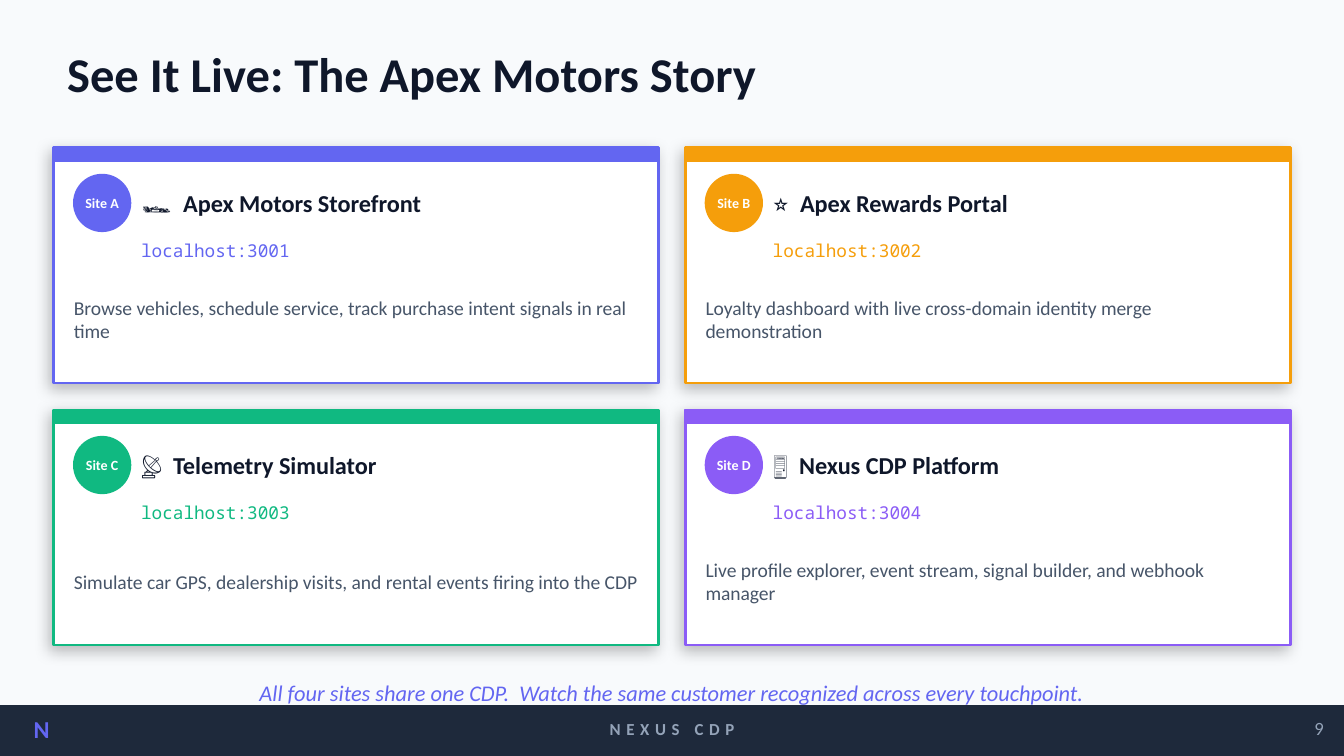
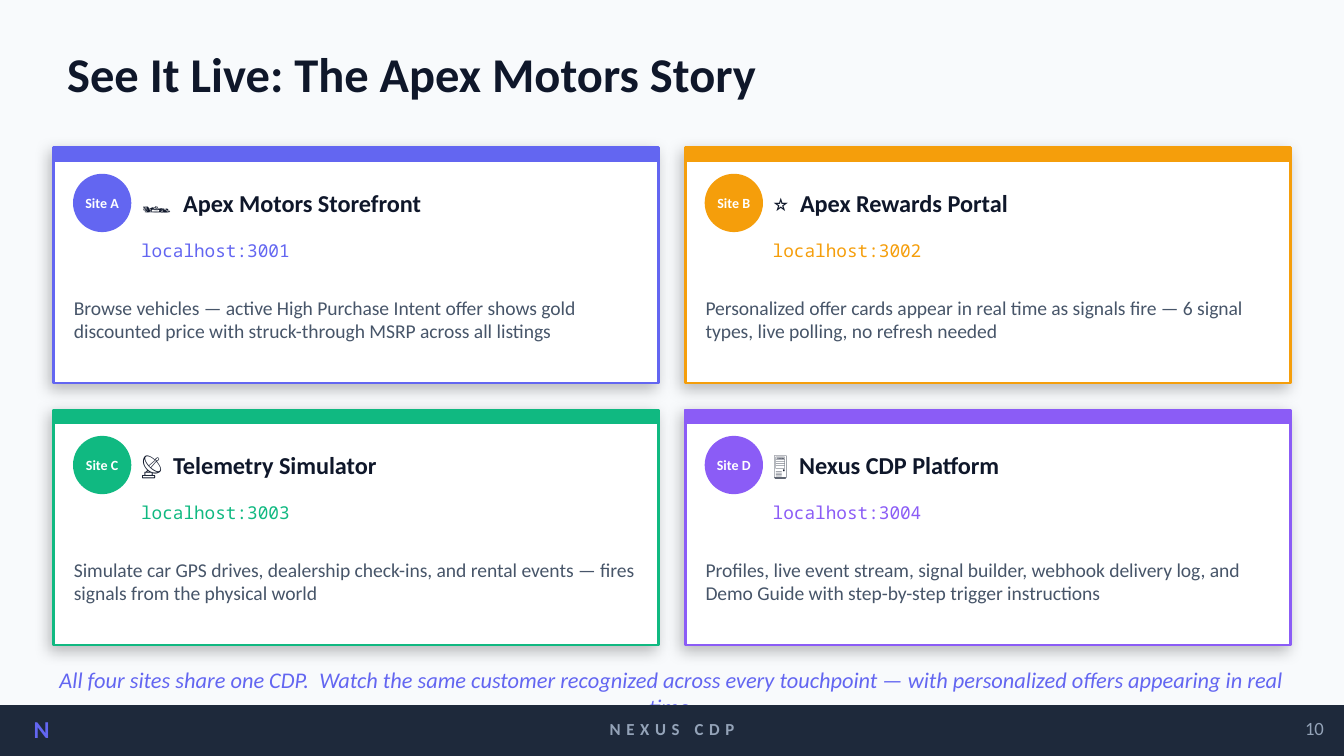
Before and after one commit to kameelyan/nexus-cdp, a slide deck: slide 10 of docs/business-proposal.pptx (slide 9 before the commit). Drawn at 1344x756 pixels with LibreOffice and Linux fonts; fonts in the diff are those of the drawing. Boxes give left, top, right and bottom in pixels: in the first picture for what was removed or moved away, otherwise in the second. Text is boxed around its words. In the diff, an @@ line names an element or a change of style, - is before the commit and + after.

```diff
--- a/docs/business-proposal.pptx
+++ b/docs/business-proposal.pptx
@@ text at [74, 301, 575, 342]: text changed @@
-Browse vehicles, schedule service, track purchase intent signals in real time
+Browse vehicles — active High Purchase Intent offer shows gold discounted price with struck-through MSRP across all listings
@@ text at [706, 301, 1242, 342]: text changed @@
-Loyalty dashboard with live cross-domain identity merge demonstration
+Personalized offer cards appear in real time as signals fire — 6 signal types, live polling, no refresh needed
@@ text at [74, 563, 634, 604]: text changed @@
-Simulate car GPS, dealership visits, and rental events firing into the CDP
+Simulate car GPS drives, dealership check-ins, and rental events — fires signals from the physical world
@@ text at [706, 563, 1240, 604]: text changed @@
-Live profile explorer, event stream, signal builder, and webhook manager
+Profiles, live event stream, signal builder, webhook delivery log, and Demo Guide with step-by-step trigger instructions
@@ text at [59, 672, 1282, 705]: text changed @@
-All four sites share one CDP. Watch the same customer recognized across every touchpoint.
+All four sites share one CDP. Watch the same customer recognized across every touchpoint — with personalized offers appearing in real time.
@@ text at [1305, 723, 1324, 735]: text changed @@
-9
+10
```
Also in this commit, not shown: 5 other slides changed, 1 slide added, 2 other files.
